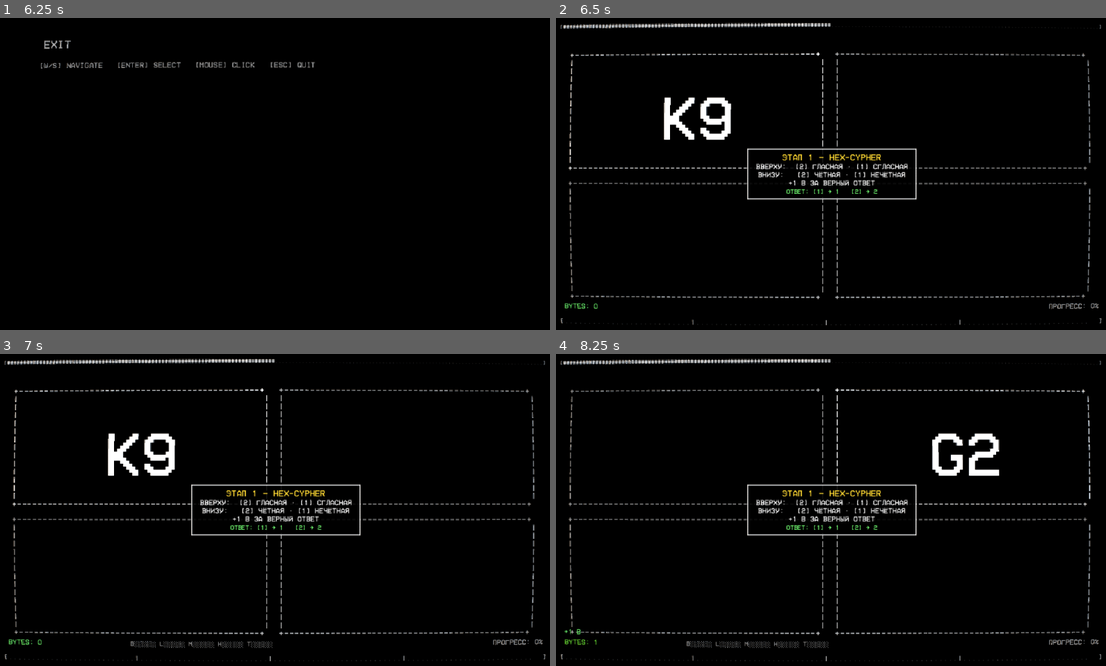
Above: before the commit, frames 1-4 (two rows, left to right).
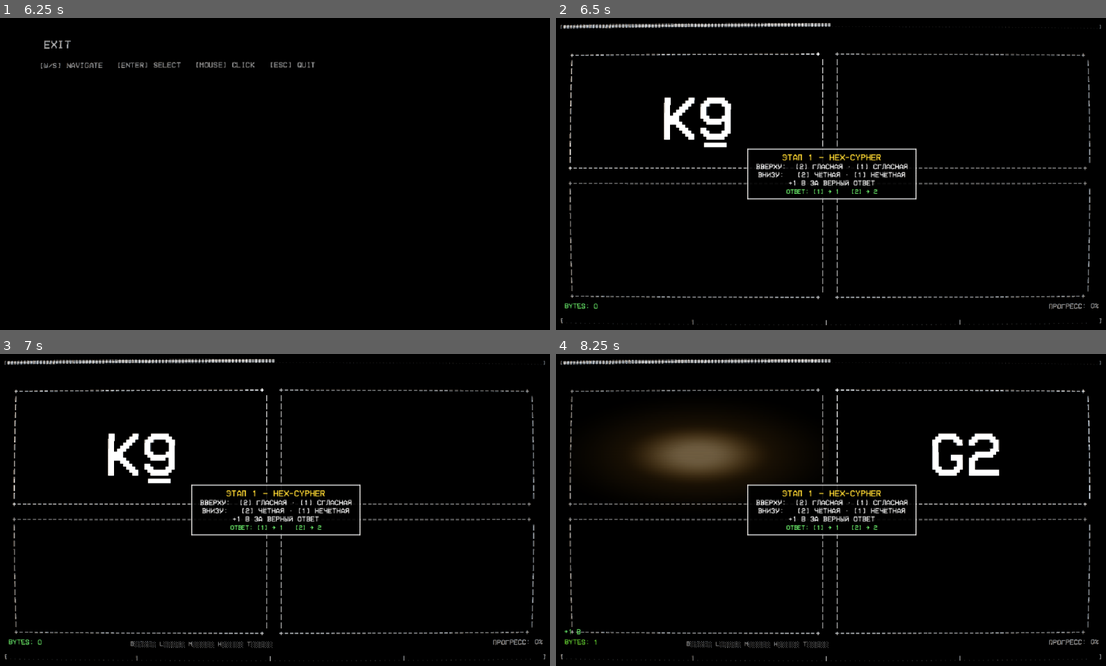
Above: after the commit, the same moments.

Repository: JcukengesH/System-Task-Switch
Game: Godot game, scene res://scenes/Main.tscn
The game is run twice, just before and just after one commit, with the same random seed, the same clock (stepped at 60 frames per second) and the same inputs.
Inputs (mouse positions are in pixels of both pictures, inside the frame that each line leads up to):
- Up to frame 1 (6.25 s): tap Enter at 0.5, 2.1, 3.5, 5.75 s; move the mouse to (396, 158) at 0.52 s; hold Right 0.53-1.28 s; tap 1 at 0.6 s; click (396, 158) at 0.67 s; tap Space at 0.77, 1.07, 1.52, 1.82, 2, 3.02, 3.32, 3.77, 4.07, 4.25, 4.52, 4.82, 6.02 s; move the mouse to (165, 189) at 1.27 s; hold S 1.28-2.03 s; tap 2 at 1.35 s; click (165, 189) at 1.42 s; move the mouse to (330, 105) at 2.02 s; hold Right 2.03-2.78 s; click (330, 105) at 2.17 s; move the mouse to (247, 236) at 2.77 s; hold W 2.78-3.53 s; tap Keypad Enter at 2.85 s; click (247, 236) at 2.92 s; move the mouse to (440, 220) at 3.52 s; hold Left 3.53-5.03 s; tap 0 at 3.6 s; click (440, 220) at 3.67 s; move the mouse to (110, 127) at 4.27 s; tap 9 at 4.35 s; click (110, 127) at 4.42 s; move the mouse to (302, 174) at 5.02 s; hold S 5.03-5.78 s; tap Backspace at 5.1 s; click (302, 174) at 5.17 s; move the mouse to (192, 96) at 5.77 s; hold Right from 5.78 s (still down); tap 3 at 5.85 s; click (192, 96) at 5.92 s
- Up to frame 2 (6.5 s): keep holding Right; tap Space at 6.32 s
- Up to frame 3 (7 s): move the mouse to (396, 494) at 6.52 s; release Right at 6.53 s; hold W from 6.53 s (still down); tap 4 at 6.6 s; click (396, 494) at 6.67 s; tap Space at 6.77 s
- Up to frame 4 (8.25 s): tap Space at 7.07, 7.25, 7.52, 7.82 s; move the mouse to (721, 525) at 7.27 s; release W at 7.28 s; hold Right 7.28-8.03 s; tap 5 at 7.35 s; click (721, 525) at 7.42 s; move the mouse to (886, 441) at 8.02 s; hold S from 8.03 s (still down); tap 1 at 8.1 s; click (886, 441) at 8.17 s

Frame 1 is identical in both runs. In frame 2, less than 0.1% of the frame differs, in the area x 26-32%, y 39-42%; in frame 3, less than 0.1%; in frame 4, 4.2%, in the area x 12-40%, y 22-43%.

Commit message:
Стиль v4 (1,2,6): единый хук вспышки без раннего return; фосфорный шлейф CRT-ghosting (белый->янтарь, 0.55 c); черточка различения под 6/9

Diff:
--- a/scripts/item_display.gd
+++ b/scripts/item_display.gd
@@ -27,6 +27,17 @@
 # Текущий цвет глифа — нужен, чтобы вернуть его после инверсионной вспышки.
 var _label_color: Color = Color.WHITE
 var _press_tween: Tween
+# Фосфорный шлейф верного ответа (CRT ghosting, см. shaders/ghost.gdshader):
+# оверлей под контентом, ghost_amount 1->0 ведёт твин.
+var _ghost_rect: ColorRect
+var _ghost_mat: ShaderMaterial
+var _ghost_tween: Tween
+var _ghost_value: float = 0.0
+# Фигуры (Polymetry) не имеют label — вспышка для них делается тоном линий.
+var _shape_flash: bool = false
+# «Черточка» под цифрой 6/9: при флипе/повороте она едет вместе с контентом
+# и однозначно различает перевёрнутую шестёрку с девяткой.
+var _digit_mark: ColorRect
 
 
 func _ready() -> void:
@@ -45,6 +56,23 @@
 	label.visible = false
 	content_root.add_child(label)
 
+	# Ghost-оверлей — под контентом (индекс 0), чтобы глифы оставались чёткими.
+	var ghost_shader := load("res://shaders/ghost.gdshader")
+	if ghost_shader != null:
+		_ghost_mat = ShaderMaterial.new()
+		_ghost_mat.shader = ghost_shader
+		_ghost_rect = ColorRect.new()
+		_ghost_rect.set_anchors_preset(Control.PRESET_FULL_RECT)
+		_ghost_rect.mouse_filter = Control.MOUSE_FILTER_IGNORE
+		_ghost_rect.material = _ghost_mat
+		content_root.add_child(_ghost_rect)
+		content_root.move_child(_ghost_rect, 0)
+
+	_digit_mark = ColorRect.new()
+	_digit_mark.mouse_filter = Control.MOUSE_FILTER_IGNORE
+	_digit_mark.visible = false
+	content_root.add_child(_digit_mark)
+
 	resized.connect(_on_resized)
 	_on_resized()
 
@@ -53,6 +81,7 @@
 	if content_root:
 		content_root.pivot_offset = size / 2.0
 	_fit_label_font_size()
+	_place_digit_mark()
 	queue_redraw()
 
 
@@ -60,8 +89,11 @@
 	if _press_tween and _press_tween.is_valid():
 		_press_tween.kill()
 	_press_scale = 1.0
+	_shape_flash = false
 	display_mode = Mode.NONE
 	label.visible = false
+	if _digit_mark:
+		_digit_mark.visible = false
 	_apply_content_transform()
 	queue_redraw()
 
@@ -81,31 +113,59 @@
 func play_correct_feedback() -> void:
 	if _press_tween and _press_tween.is_valid():
 		_press_tween.kill()
-	# Аутентичный стиль: никакого пружинящего отскока. Верный ответ —
-	# мгновенная инверсия знака (белая плашка, чёрный глиф) на 2 кадра,
-	# как кратковременная перегрузка луча на кинескопе.
+	# Единый фидбек для всех режимов (включая Polymetry, где контента Label
+	# нет и ранний return съедал вспышку): мгновенная инверсия знака либо
+	# яркая вспышка линий фигуры, поверх — фосфорный шлейф (ghosting).
 	_press_scale = 1.0
 	_apply_content_transform()
-	if label == null or not label.visible:
-		return
-	var sb := StyleBoxFlat.new()
-	sb.bg_color = Color.WHITE
-	sb.content_margin_left = 6.0
-	sb.content_margin_right = 6.0
-	sb.content_margin_top = 2.0
-	sb.content_margin_bottom = 2.0
-	label.add_theme_stylebox_override("normal", sb)
-	label.add_theme_color_override("font_color", Color.BLACK)
+	var has_label: bool = label != null and label.visible
+	if has_label:
+		var sb := StyleBoxFlat.new()
+		sb.bg_color = Color.WHITE
+		sb.content_margin_left = 6.0
+		sb.content_margin_right = 6.0
+		sb.content_margin_top = 2.0
+		sb.content_margin_bottom = 2.0
+		label.add_theme_stylebox_override("normal", sb)
+		label.add_theme_color_override("font_color", Color.BLACK)
+	_shape_flash = display_mode == Mode.SHAPE and not has_label
+	if _shape_flash:
+		queue_redraw()
 	_press_tween = create_tween()
 	_press_tween.tween_interval(0.07)
-	_press_tween.tween_callback(_restore_label_color)
-
-
-func _restore_label_color() -> void:
-	if label == null or not is_instance_valid(label):
-		return
-	label.remove_theme_stylebox_override("normal")
-	label.add_theme_color_override("font_color", _label_color)
+	_press_tween.tween_callback(_end_flash)
+	_start_ghost()
+
+
+func _end_flash() -> void:
+	_shape_flash = false
+	if label != null and is_instance_valid(label) and label.visible:
+		label.remove_theme_stylebox_override("normal")
+		label.add_theme_color_override("font_color", _label_color)
+	queue_redraw()
+
+
+# Фосфорный шлейф: вспышка 1.0 -> длинное жёлтое затухание (CRT ghosting).
+func _start_ghost() -> void:
+	if _ghost_mat == null:
+		return
+	_ghost_value = 1.0
+	_ghost_mat.set_shader_parameter("ghost_amount", 1.0)
+	if _ghost_tween and _ghost_tween.is_valid():
+		_ghost_tween.kill()
+	_ghost_tween = create_tween()
+	_ghost_tween.tween_method(_set_ghost, 1.0, 0.0, 0.55) \
+		.set_trans(Tween.TRANS_QUAD).set_ease(Tween.EASE_OUT)
+	queue_redraw()
+
+
+func _set_ghost(v: float) -> void:
+	_ghost_value = v
+	if _ghost_mat:
+		_ghost_mat.set_shader_parameter("ghost_amount", v)
+	# Тон линий фигур зависит от шлейфа — просим перерисовку.
+	if _shape_flash or display_mode == Mode.SHAPE:
+		queue_redraw()
 
 
 func set_fonts(regular: Font, bold: Font) -> void:
@@ -152,7 +212,40 @@
 		label.add_theme_color_override("font_color", color)
 	label.add_theme_constant_override("outline_size", 0)
 	_fit_label_font_size()
-	queue_redraw()
+	_update_digit_mark(text)
+	queue_redraw()
+
+
+# Различение 6/9 при флипе (HEX): под последней цифрой ставим короткую черту.
+# Черточка — ребёнок content_root, поэтому переворачивается вместе с глифом:
+# «6 с чёрточкой снизу» в перевёрнутом виде читается однозначно.
+func _update_digit_mark(text: String) -> void:
+	if _digit_mark == null:
+		return
+	var mark: bool = text.length() == 2 and (text[1] == "6" or text[1] == "9")
+	_digit_mark.visible = mark
+	if mark:
+		_digit_mark.color = _label_color
+		_place_digit_mark()
+
+
+func _place_digit_mark() -> void:
+	if _digit_mark == null or not _digit_mark.visible:
+		return
+	if label == null or size.x <= 1.0 or size.y <= 1.0:
+		return
+	var fs: int = label.get_theme_font_size("font_size")
+	var font: Font = label.get_theme_font("font")
+	if font == null:
+		font = ThemeDB.fallback_font
+	var cell: float = font.get_string_size("M", HORIZONTAL_ALIGNMENT_LEFT, -1, fs).x
+	if cell <= 0.0:
+		return
+	# Текст из 2 символов центрирован: последний — на +0.5 ячейки от центра.
+	var cx: float = size.x / 2.0 + cell * 0.5
+	var h: float = maxf(3.0, fs * 0.07)
+	_digit_mark.size = Vector2(cell * 0.62, h)
+	_digit_mark.position = Vector2(cx - _digit_mark.size.x / 2.0, size.y / 2.0 + fs * 0.40)
 
 
 func show_shape(sides: int, digit: int, digit_text: String, show_digit: bool, second_sides: int, digit_in_first: bool, missing_first: bool = false, missing_second: bool = false) -> void:
@@ -314,8 +407,16 @@
 		draw_set_transform_matrix(Transform2D.IDENTITY)
 
 func _draw_one_shape(center: Vector2, r: float, sides: int, digit_text: String, show_digit: bool, missing_edge: bool) -> void:
+	# Во время вспышки/шлейфа линии «остывают» как люминофор:
+	# бело-жёлтые -> янтарные -> обычный белый.
+	var col := Color.WHITE
+	var w := 4.0
+	if _ghost_value > 0.02:
+		var g: float = _ghost_value
+		col = Color(1.0, lerpf(0.55, 1.0, g), lerpf(0.12, 0.95, g))
+		w = 4.0 + g * 2.5
 	if sides == 0:
-		draw_arc(center, r, 0.0, TAU, 48, Color.WHITE, 4.0, true)
+		draw_arc(center, r, 0.0, TAU, 48, col, w, true)
 	else:
 		var points := PackedVector2Array()
 		for i in range(sides):
@@ -327,10 +428,10 @@
 				var nxt: int = (i + 1) % sides
 				if i == 0:
 					continue
-				draw_line(points[i], points[nxt], Color.WHITE, 4.0, true)
+				draw_line(points[i], points[nxt], col, w, true)
 		else:
 			points.append(points[0])
-			draw_polyline(points, Color.WHITE, 4.0, true)
+			draw_polyline(points, col, w, true)
 
 	if show_digit:
 		var font: Font = get_theme_font("font")
@@ -339,4 +440,4 @@
 		var font_size: int = 40
 		var text_size: Vector2 = font.get_string_size(digit_text, HORIZONTAL_ALIGNMENT_CENTER, -1, font_size)
 		var pos: Vector2 = center - text_size / 2.0 + Vector2(0, text_size.y * 0.3)
-		draw_string(font, pos, digit_text, HORIZONTAL_ALIGNMENT_CENTER, -1, font_size, Color.WHITE)
+		draw_string(font, pos, digit_text, HORIZONTAL_ALIGNMENT_CENTER, -1, font_size, col)
--- /dev/null
+++ b/shaders/ghost.gdshader
@@ -0,0 +1,24 @@
+shader_type canvas_item;
+
+// Фосфорное послесвечение квадранта (CRT ghosting): после вспышки верного
+// ответа белое ядро гаснет через жёлтый шлейф, как люминофор кинескопа.
+// ghost_amount ведёт GDScript (item_display.gd): 1.0 на ударе -> 0.0 за ~0.6 c.
+uniform float ghost_amount : hint_range(0.0, 1.0) = 0.0;
+
+void fragment() {
+	// return внутри fragment() в Godot запрещён — пустой вывод через ветку.
+	if (ghost_amount <= 0.002) {
+		COLOR = vec4(0.0);
+	} else {
+		vec2 c = UV - 0.5;
+		float d = length(c * vec2(1.0, 1.15));
+		float core = 1.0 - smoothstep(0.05, 0.30, d);
+		float halo = 1.0 - smoothstep(0.0, 0.62, d);
+		// «Остывание» люминофора: центр сначала бело-горячий, потом янтарный.
+		vec3 hot = vec3(1.0, 0.97, 0.88);
+		vec3 amber = vec3(1.0, 0.66, 0.18);
+		vec3 col = mix(amber, hot, core * ghost_amount);
+		float a = (halo * 0.30 + core * 0.45) * ghost_amount;
+		COLOR = vec4(col, clamp(a, 0.0, 0.85));
+	}
+}
Not shown, added: shaders/ghost.gdshader.uid
